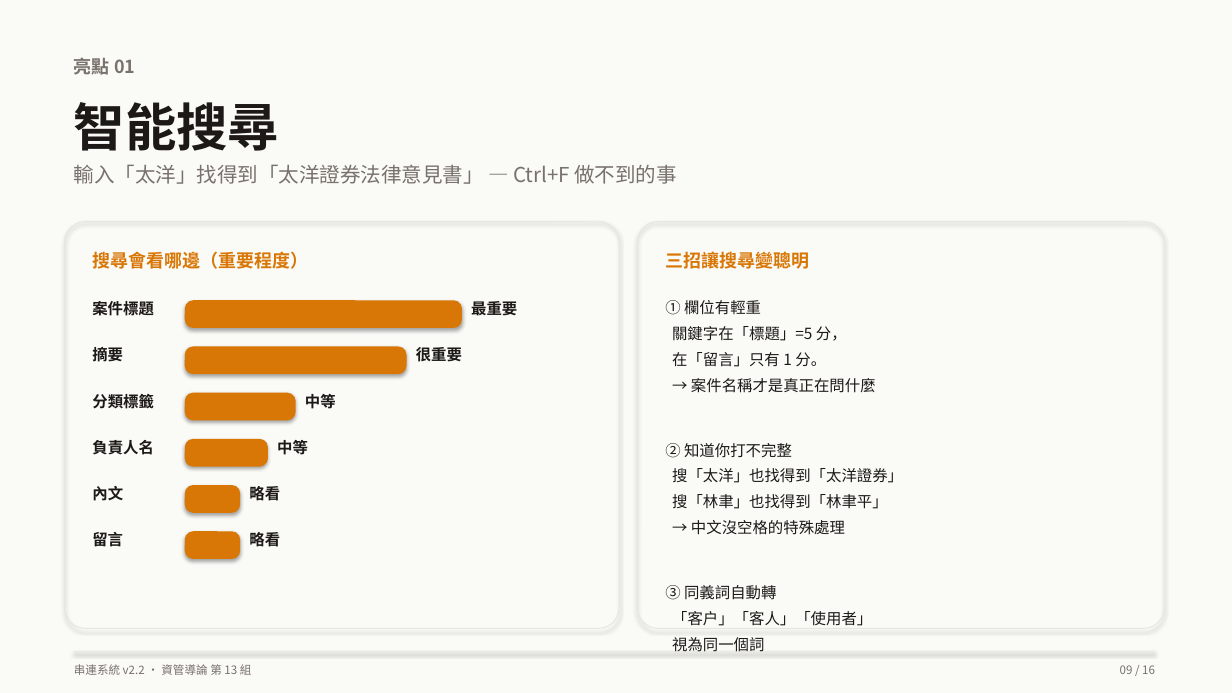
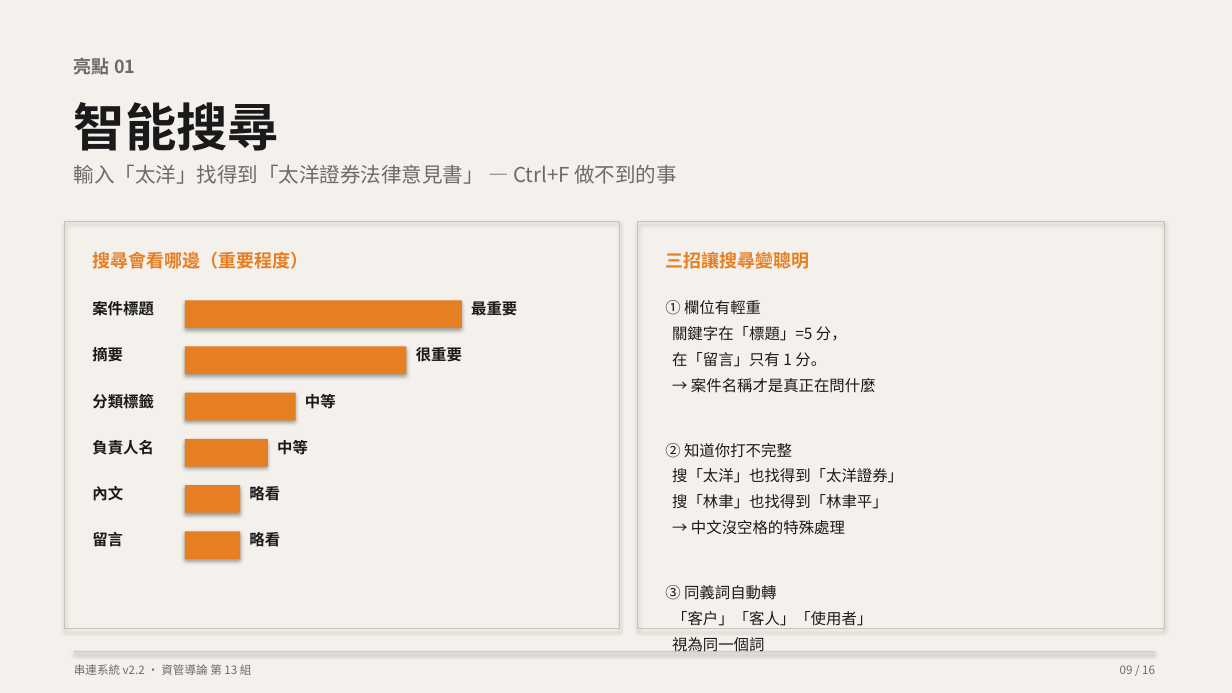
Before and after one commit to Peter2594/chuanlien-system-v2, a slide deck: slide 9 of docs/串連系統_簡報.pptx. Drawn at 1232x693 pixels with LibreOffice and Linux fonts; fonts in the diff are those of the drawing. Boxes give left, top, right and bottom in pixels: in the first picture for what was removed or moved away, otherwise in the second. Text is boxed around its words. In the diff, an @@ line names an element or a change of style, - is before the commit and + after.

```diff
--- a/docs/串連系統_簡報.pptx
+++ b/docs/串連系統_簡報.pptx
@@ rectangle at (0, 0, 1232, 693): fill #FAFAF7 to #F4F1ED @@
@@ rectangle at (65, 222, 619, 628): rounded rectangle to rectangle; outline #E7E5E0 0.75 pt to #C8C2B7 0.75 pt @@
@@ rectangle at (638, 222, 1165, 628): rounded rectangle to rectangle; outline #E7E5E0 0.75 pt to #C8C2B7 0.75 pt @@
@@ text "搜尋會看哪邊（重要程度）" at (92, 251, 308, 269): text colour #D97706 to #E67E22 @@
@@ text "三招讓搜尋變聰明" at (665, 251, 809, 269): text colour #D97706 to #E67E22 @@
@@ text "① 欄位有輕重" at (665, 300, 903, 626): text colour #1C1917 to #1A1A1A @@
@@ rounded rectangle to rectangle; fill #D97706 to #E67E22 in 6 elements at (185, 300, 462, 328), (185, 347, 407, 374), (185, 393, 296, 421), (185, 439, 268, 467), (185, 485, 240, 513), (185, 531, 240, 559) @@
@@ rectangle at (74, 652, 1155, 653): fill #E7E5E0 to #C8C2B7 @@
```
Also in this commit, not shown: 15 other slides changed, 1 other file.
